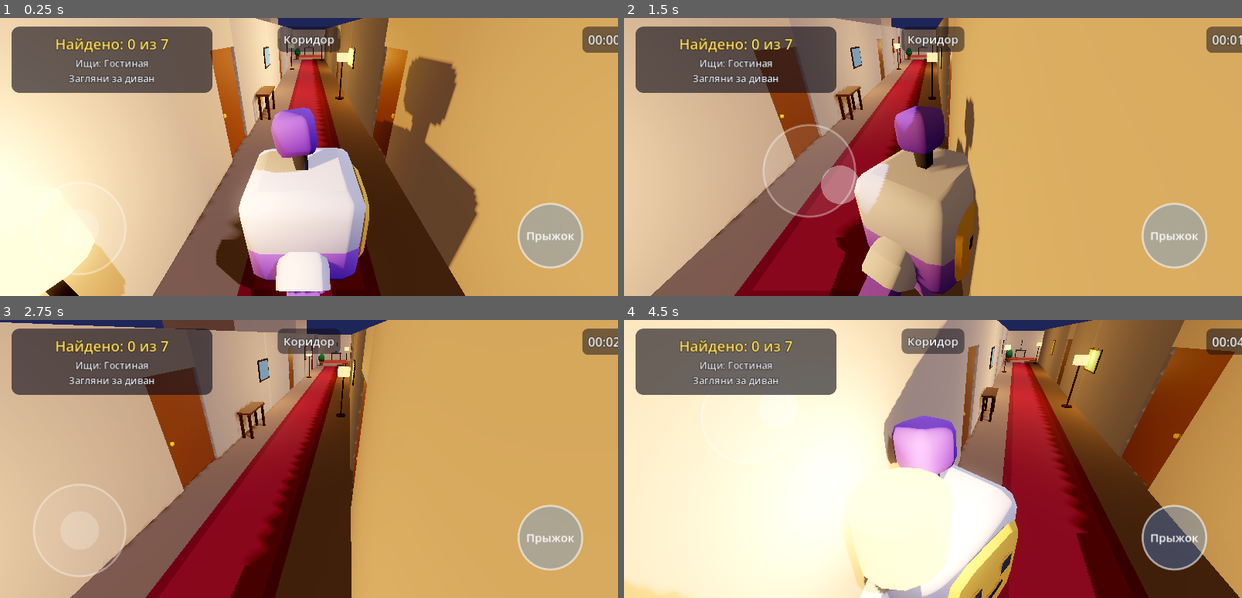
Above: before the commit, frames 1-4 (two rows, left to right).
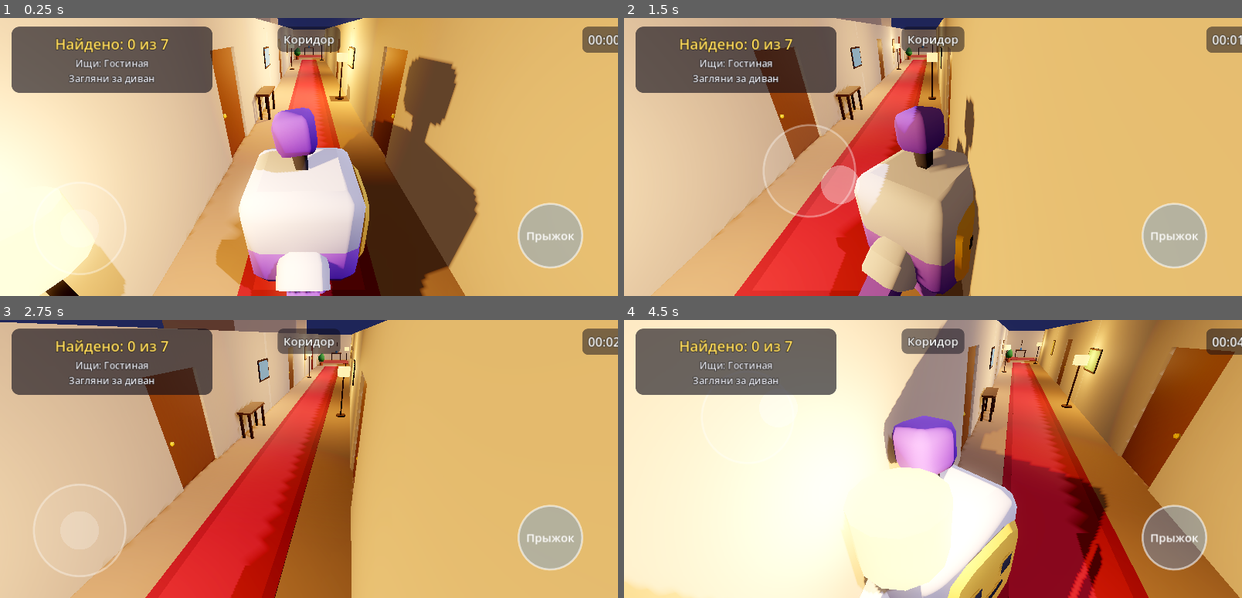
Above: after the commit, the same moments.

Repository: timurorganize-maker/fullbak
Game: Godot game, scene res://main.tscn
Same seed, same stepped clock (60 frames per second), same inputs: the game is played once before the commit and once after it.
Inputs (mouse positions are in pixels of both pictures, inside the frame that each line leads up to):
- Up to frame 1 (0.25 s): no input
- Up to frame 2 (1.5 s): tap Enter at 0.5 s; move the mouse to (1068, 143) at 0.52 s; hold D (move_right) 0.53-1.25 s; tap Space (jump) at 0.6, 0.77, 1.07 s; click (1068, 143) at 0.67 s; drag from (809, 170) to (902, 212) at 1.27 s
- Up to frame 3 (2.75 s): move the mouse to (370, 397) at 2.02 s; hold D (move_right) from 2.03 s (still down); tap Left (look_left) at 2.1 s; tap Space (jump) at 2.3 s
- Up to frame 4 (4.5 s): release D (move_right) at 2.75 s; drag from (902, 514) to (747, 417) at 2.77 s; move the mouse to (1118, 500) at 3.52 s; hold A (move_left) 3.53-4.25 s; tap Q at 3.6 s; tap Space (jump) at 3.77, 3.8, 4.07 s; drag from (747, 417) to (840, 389) at 4.27 s

The runs differ from the first frame. In frame 1, 12% of the frame differs, in the area x 24-76%, y 0-100%; in frame 2, 16%; in frame 3, 23%, in the area x 1-63%, y 0-100%; in frame 4, 18%.

Commit message:
RoomHunt: звук и музыка, сборка Android (export preset, keystore, CI), автотесты, README
- музыка генерируется tools/make_music.py (CC0), звуки Kenney (CC0)
- export_presets.cfg: Gradle-сборка, minSdk 24 / targetSdk 34, APK, arm64+armv7
- .github/workflows/build-apk.yml: тесты (бот + фаззер), экспорт, проверка APK, artifact
- меши разбиты на тайлы ≤ 4.5 м: ≤ 8 ламп на меш (лимит Mobile)
- safe area в HUD, фаззер физики

Co-Authored-By: Claude Sonnet 5.5 <noreply@anthropic.com>
Claude-Session: https://claude.ai/code/session_01VmkPtPBjmonxgu5MrhMRtq

Diff:
--- a/roomhunt/scripts/furniture.gd
+++ b/roomhunt/scripts/furniture.gd
@@ -72,7 +72,7 @@
 	# каркас: задняя стенка и боковины, доски полок
 	if books_along_z:
 		# стеллаж вдоль оси Z (стоит у стены X): глубина — size.x
-		b.box(p + Vector3(0, size.y * 0.5, 0), Vector3(size.x, size.y, size.z), _dk(col, 0.6), false)
+		b.box(p + Vector3(0, size.y * 0.5, 0), Vector3(size.x, size.y, size.z), _dk(col, 0.78), false)
 		for i in rows.size():
 			var ry: float = rows[i]
 			b.box(p + Vector3(0, ry, 0), Vector3(size.x, 0.05, size.z), col, false)
@@ -87,7 +87,7 @@
 				z += w + 0.005
 		b.collider(p + Vector3(0, size.y * 0.5, 0), size)
 	else:
-		b.box(p + Vector3(0, size.y * 0.5, 0), Vector3(size.x, size.y, size.z), _dk(col, 0.6), false)
+		b.box(p + Vector3(0, size.y * 0.5, 0), Vector3(size.x, size.y, size.z), _dk(col, 0.78), false)
 		for i in rows.size():
 			var ry: float = rows[i]
 			b.box(p + Vector3(0, ry, 0), Vector3(size.x, 0.05, size.z), col, false)
@@ -193,7 +193,7 @@
 # --- кабинет (заперт) --------------------------------------------------------
 
 static func _study(b: HouseBuilder) -> void:
-	var wood := Color(0.30, 0.19, 0.11)
+	var wood := Color(0.45, 0.29, 0.17)
 	_rug(b, Vector3(22.0, 0, -5.4), Vector2(4.4, 3.0), Color(0.5, 0.15, 0.15))
 	# стол у северной стены
 	_table(b, Vector3(22.0, 0, -9.2), Vector3(2.0, 0.76, 0.8), wood)
--- a/roomhunt/scripts/house_builder.gd
+++ b/roomhunt/scripts/house_builder.gd
@@ -3,10 +3,11 @@
 ## Строит дом из данных GameData: полы, стены с проёмами, двери, лестницы, мебель, торшеры.
 ##
 ## Для скорости на телефоне все статические «коробки» склеиваются в один ArrayMesh на
-## (ячейку 9×9 м × материал), а коллизия — один StaticBody3D на (ячейку × слой).
+## (ячейку 4.5×4.5 м × материал), а коллизия — один StaticBody3D на (ячейку × слой).
 ## Слои физики: 1 = мир (стены/полы, их видит камера), 2 = мебель.
 
-const CELL := 9.0
+const CELL := 4.5          # размер ячейки склейки мешей
+const MAX_TILE := 4.5      # длинные коробки режутся на тайлы, чтобы на меш влияло ≤ 8 ламп (лимит Mobile)
 const LAYER_WORLD := 1
 const LAYER_FURNITURE := 2
 
@@ -144,6 +145,19 @@
 	return Vector3i(floori(p.x / CELL), floori(p.z / CELL), level)
 
 func _add_visual(kind: String, center: Vector3, size: Vector3, color: Color, rot_y: float,
+		emission: float) -> void:
+	if kind == "box" and is_zero_approx(rot_y) and (size.x > MAX_TILE or size.z > MAX_TILE):
+		var nx := ceili(size.x / MAX_TILE)
+		var nz := ceili(size.z / MAX_TILE)
+		var piece := Vector3(size.x / nx, size.y, size.z / nz)
+		for i in nx:
+			for j in nz:
+				var c := center + Vector3((i + 0.5) * piece.x - size.x * 0.5, 0.0, (j + 0.5) * piece.z - size.z * 0.5)
+				_add_visual_piece(kind, c, piece, color, rot_y, emission)
+		return
+	_add_visual_piece(kind, center, size, color, rot_y, emission)
+
+func _add_visual_piece(kind: String, center: Vector3, size: Vector3, color: Color, rot_y: float,
 		emission: float) -> void:
 	var cell := _cell_of(center)
 	if not _batches.has(cell):
@@ -342,9 +356,9 @@
 	var l := OmniLight3D.new()
 	l.position = p + Vector3(0, 1.7, 0)
 	l.light_color = Color(1.0, 0.76, 0.46)
-	l.light_energy = 1.8
-	l.omni_range = 7.5
-	l.omni_attenuation = 1.3
+	l.light_energy = 2.2
+	l.omni_range = 6.5
+	l.omni_attenuation = 1.0
 	l.shadow_enabled = false
 	# двойной параболоид дешевле куба; в Compatibility (нет RenderingDevice) он недоступен
 	l.omni_shadow_mode = OmniLight3D.SHADOW_CUBE if RenderingServer.get_rendering_device() == null else OmniLight3D.SHADOW_DUAL_PARABOLOID
--- a/roomhunt/scripts/hud.gd
+++ b/roomhunt/scripts/hud.gd
@@ -22,10 +22,12 @@
 	root.mouse_filter = Control.MOUSE_FILTER_IGNORE
 	add_child(root)
 
+	var inset := _safe_insets()   # вырез экрана: x — слева, y — сверху, z — справа
+
 	# --- левый верхний угол: счётчик и подсказка
 	var panel := PanelContainer.new()
 	panel.add_theme_stylebox_override("panel", _box(Color(0.06, 0.05, 0.1, 0.62), 16, 14))
-	panel.position = Vector2(24, 18)
+	panel.position = Vector2(24 + inset.x, 18 + inset.y)
 	panel.mouse_filter = Control.MOUSE_FILTER_IGNORE
 	root.add_child(panel)
 	var vb := VBoxContainer.new()
@@ -43,7 +45,7 @@
 	_room.add_theme_stylebox_override("normal", _box(Color(0.06, 0.05, 0.1, 0.5), 12, 8))
 	_room.set_anchors_preset(Control.PRESET_CENTER_TOP)
 	_room.grow_horizontal = Control.GROW_DIRECTION_BOTH
-	_room.position.y = 18
+	_room.position.y = 18 + inset.y
 	root.add_child(_room)
 
 	# --- правый верхний угол: время
@@ -51,7 +53,7 @@
 	_time.add_theme_stylebox_override("normal", _box(Color(0.06, 0.05, 0.1, 0.5), 12, 8))
 	_time.set_anchors_preset(Control.PRESET_TOP_RIGHT)
 	_time.grow_horizontal = Control.GROW_DIRECTION_BEGIN
-	_time.position = Vector2(-24, 18)
+	_time.position = Vector2(-24 - inset.z, 18 + inset.y)
 	root.add_child(_time)
 
 	# --- сообщение внизу по центру
@@ -65,6 +67,18 @@
 	root.add_child(_toast)
 
 	_build_win(root)
+
+## Отступы безопасной области экрана (вырез камеры) в координатах вьюпорта: x — слева, y — сверху, z — справа.
+func _safe_insets() -> Vector3:
+	var win := DisplayServer.window_get_size()
+	var sa := DisplayServer.get_display_safe_area()
+	var vp := get_viewport().get_visible_rect().size
+	if win.x <= 0 or win.y <= 0 or sa.size.x <= 0:
+		return Vector3.ZERO
+	var sx := vp.x / win.x
+	var sy := vp.y / win.y
+	return Vector3(maxf(0.0, sa.position.x) * sx, maxf(0.0, sa.position.y) * sy,
+		maxf(0.0, win.x - sa.end.x) * sx)
 
 func _label(t: String, size: int, col: Color) -> Label:
 	var l := Label.new()
--- a/roomhunt/scripts/main.gd
+++ b/roomhunt/scripts/main.gd
@@ -73,6 +73,8 @@
 		var tool := ""
 		if a == "--selftest":
 			tool = "res://tools/bot.gd"
+		elif a == "--fuzz":
+			tool = "res://tools/fuzz.gd"
 		elif a.begins_with("--shots"):
 			tool = "res://tools/shots.gd"
 		if tool != "" and ResourceLoader.exists(tool):
--- a/roomhunt/scripts/touch_controls.gd
+++ b/roomhunt/scripts/touch_controls.gd
@@ -174,4 +174,4 @@
 		draw_circle(tc, _take_radius(), Color(1.0, 0.75, 0.2, 0.85 if tp else 0.62))
 		draw_arc(tc, _take_radius(), 0.0, TAU, 40, Color(1, 1, 1, 0.9), 3.5 * u, true)
 		draw_string(font, tc + Vector2(-_take_radius(), 9.0 * u), take_label, HORIZONTAL_ALIGNMENT_CENTER,
-			_take_radius() * 2.0, int(26 * u), Color(0.12, 0.08, 0.02))
+			_take_radius() * 2.0, int((26 if take_label.length() <= 5 else 21) * u), Color(0.12, 0.08, 0.02))
--- /dev/null
+++ b/roomhunt/tools/fuzz.gd
@@ -0,0 +1,72 @@
+extends Node
+## Стресс-тест физики: случайное блуждание с прыжками из разных точек дома.
+## Проверяет: игрок не проваливается сквозь пол, не вылезает за стены и не застревает.
+## Запуск: godot --headless --fixed-fps 60 --path roomhunt -- --fuzz
+var game
+var rng := RandomNumberGenerator.new()
+var dir := Vector2.ZERO
+var change_t := 0.0
+var total := 0.0
+var starts := [
+	Vector3(2, 0.2, 0), Vector3(5, 0.2, -5), Vector3(14, 0.2, -5), Vector3(22, 0.2, -5),
+	Vector3(5, 0.2, 5), Vector3(14, 0.2, 5), Vector3(29, 0.2, 0), Vector3(29, 1.0, -7),
+	Vector3(29, 3.0, -14), Vector3(29, -1.0, 7), Vector3(29, -2.4, 14),
+]
+var run_idx := 0
+var run_t := 0.0
+var stuck_t := 0.0
+var last_pos := Vector3.ZERO
+var out_t := 0.0
+const RUN_TIME := 25.0
+var jump_next := 0.0
+
+func _ready() -> void:
+	rng.seed = 12345
+
+func get_input() -> Vector2:
+	return dir
+
+func _begin_run() -> void:
+	game.player.teleport(starts[run_idx])
+	# делаем кабинет доступным для проверки
+	(game.house.doors["study"] as Door).unlock()
+	run_t = 0.0
+	last_pos = starts[run_idx]
+	stuck_t = 0.0
+
+func _physics_process(delta: float) -> void:
+	if total == 0.0:
+		_begin_run()
+	total += delta
+	run_t += delta
+	change_t -= delta
+	jump_next -= delta
+	if change_t <= 0.0:
+		change_t = rng.randf_range(0.3, 1.6)
+		dir = Vector2.ZERO if rng.randf() < 0.08 else Vector2.from_angle(rng.randf() * TAU) * rng.randf_range(0.6, 1.0)
+		game.rig.yaw = rng.randf() * TAU if rng.randf() < 0.3 else game.rig.yaw
+	if jump_next <= 0.0:
+		jump_next = rng.randf_range(0.5, 3.0)
+		game.player.request_jump()
+	var p: Vector3 = game.player.global_position
+	if p.y < -4.2 or p.y > 7.0:
+		_fail("провал/вылет по высоте")
+		return
+	if GameData.room_at(p) == "":
+		out_t += delta
+		if out_t > 0.5:
+			_fail("игрок вне комнат (прошёл сквозь стену?)")
+			return
+	else:
+		out_t = 0.0
+	if run_t >= RUN_TIME:
+		run_idx += 1
+		if run_idx >= starts.size():
+			print("FUZZ OK: %d прогонов по %.0f с, без провалов и выходов за стены" % [starts.size(), RUN_TIME])
+			get_tree().quit(0)
+			return
+		_begin_run()
+
+func _fail(msg: String) -> void:
+	printerr("FUZZ FAIL: %s | старт #%d | поз %s | t=%.1f" % [msg, run_idx, str(game.player.global_position), run_t])
+	get_tree().quit(1)
Not shown, added: roomhunt/assets/sounds/music.ogg.import
Not shown, added: roomhunt/export_presets.cfg
Not shown, added: roomhunt/assets/sounds/music.ogg
Not shown, added: roomhunt/debug.keystore
